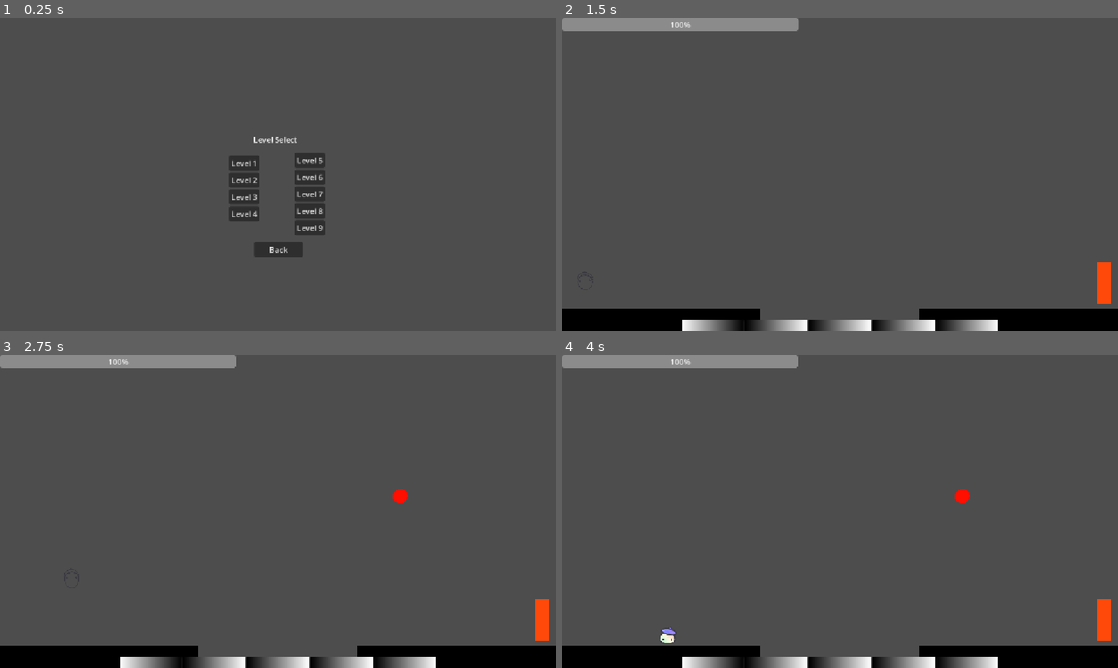
Above: before the commit, frames 1-4 (two rows, left to right).
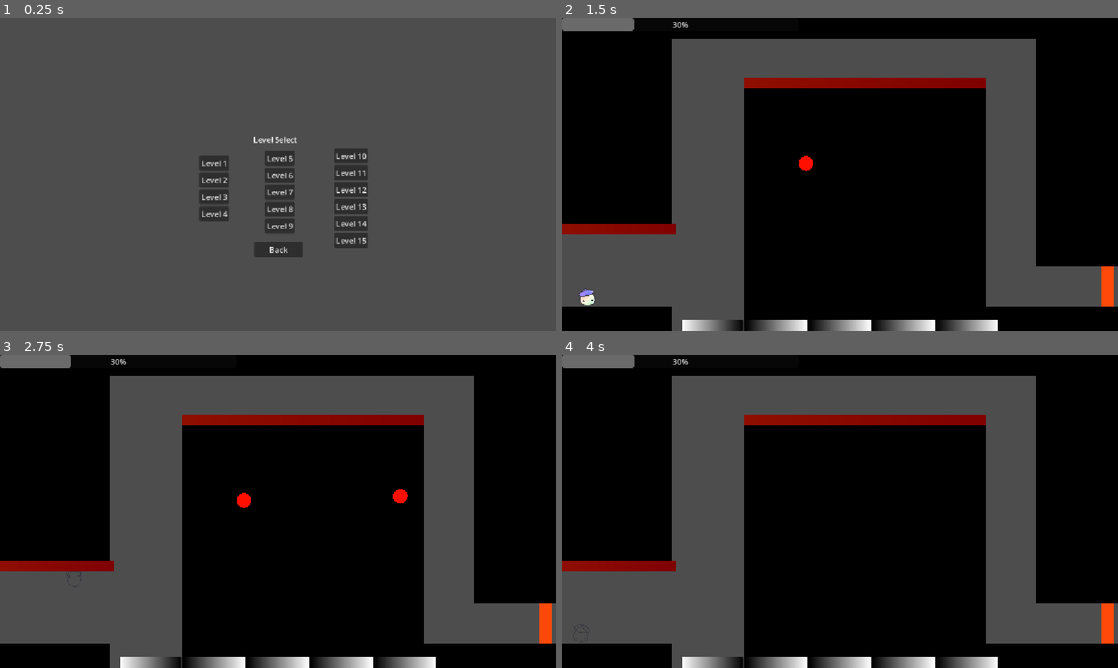
Above: after the commit, the same moments.

Repository: Cayuga007/summer-summit-2026
Game: Godot game, scene res://UI/Level_SelectionUI.tscn
Same seed, same stepped clock (60 frames per second), same inputs: the game is played once before the commit and once after it. This scene is started directly instead of the project's main scene. The engine's default icon, where the game draws it, is replaced by a stand-in: a white triangle on a blue panel in a dark square.
Inputs (mouse positions are in pixels of both pictures, inside the frame that each line leads up to):
- Up to frame 1 (0.25 s): no input
- Up to frame 2 (1.5 s): click (912, 155) at 0.5 s, where only the run after the commit has a clickable "Level 10"; click (806, 161) at 1.25 s, where only the run before the commit has a clickable "Level 1"
- Up to frame 3 (2.75 s): move the mouse to (400, 495) at 2.02 s; hold D (right) from 2.03 s (still down); click (400, 495) at 2.17 s; tap Space (jump) at 2.27 s
- Up to frame 4 (4 s): tap Enter at 2.75 s; move the mouse to (728, 527) at 2.77 s; tap Space (jump) at 3.02, 3.5 s; move the mouse to (895, 442) at 3.52 s; release D (right) at 3.53 s; hold A (left) from 3.53 s (still down)

The runs differ from the first frame. In frame 1, 5.4% of the frame differs, in the area x 36-67%, y 41-74%; in frame 2, 64%, in the area x 0-100%, y 0-100%; in frame 3, 64%; in frame 4, 64%.

Commit message:
added more levels

Diff:
--- a/Scripts/Level_manager.gd
+++ b/Scripts/Level_manager.gd
@@ -11,6 +11,13 @@
 	"res://Levels/Level_7.tscn",
 	"res://Levels/Level_8.tscn",
 	"res://Levels/Level_9.tscn",
+	"res://Levels/Level_10.tscn",
+	"res://Levels/Level_11.tscn",
+	"res://Levels/Level_12.tscn",
+	"res://Levels/Level_13.tscn",
+	"res://Levels/Level_14.tscn",
+	"res://Levels/Level_15.tscn",
+
 
 ]
 
--- a/Scripts/level_selection_ui.gd
+++ b/Scripts/level_selection_ui.gd
@@ -44,6 +44,35 @@
 	LevelManager.load_level(8)
 	hide()
 
+func _on_level_10_button_pressed() -> void:
+	LevelManager.load_level(9)
+	hide()
+
+
+func _on_level_11_button_pressed() -> void:
+	LevelManager.load_level(10)
+	hide()
+
+
+func _on_level_12_button_pressed() -> void:
+	LevelManager.load_level(11)
+	hide()
+
+
+func _on_level_13_button_pressed() -> void:
+	LevelManager.load_level(12)
+	hide()
+
+
+func _on_level_14_button_pressed() -> void:
+	LevelManager.load_level(13)
+	hide()
+
+
+func _on_level_15_button_pressed() -> void:
+	LevelManager.load_level(14)
+	hide()
+
 func _on_back_button_pressed() -> void:
 	if get_tree().current_scene == self:
 		LevelManager.go_to_main_menu()
--- a/UI/Level_SelectionUI.tscn
+++ b/UI/Level_SelectionUI.tscn
@@ -13,9 +13,9 @@
 text = "Level Select"
 
 [node name="VBoxContainer" type="VBoxContainer" parent="." unique_id=1324103756]
-offset_left = 475.0
+offset_left = 413.0
 offset_top = 285.0
-offset_right = 537.0
+offset_right = 475.0
 offset_bottom = 421.0
 
 [node name="Level1Button" type="Button" parent="VBoxContainer" unique_id=1313344845]
@@ -35,10 +35,10 @@
 text = "Level 4"
 
 [node name="VBoxContainer2" type="VBoxContainer" parent="." unique_id=1329227933]
-offset_left = 611.0
-offset_top = 279.0
-offset_right = 673.0
-offset_bottom = 450.0
+offset_left = 549.0
+offset_top = 275.0
+offset_right = 611.0
+offset_bottom = 446.0
 
 [node name="Level5Button" type="Button" parent="VBoxContainer2" unique_id=650470859]
 layout_mode = 2
@@ -60,6 +60,36 @@
 layout_mode = 2
 text = "Level 9"
 
+[node name="VBoxContainer3" type="VBoxContainer" parent="." unique_id=1871696346]
+offset_left = 692.0
+offset_top = 270.0
+offset_right = 763.0
+offset_bottom = 476.0
+
+[node name="Level10Button" type="Button" parent="VBoxContainer3" unique_id=1956870963]
+layout_mode = 2
+text = "Level 10"
+
+[node name="Level11Button" type="Button" parent="VBoxContainer3" unique_id=1968858092]
+layout_mode = 2
+text = "Level 11"
+
+[node name="Level12Button" type="Button" parent="VBoxContainer3" unique_id=1232244933]
+layout_mode = 2
+text = "Level 12"
+
+[node name="Level13Button" type="Button" parent="VBoxContainer3" unique_id=1769482641]
+layout_mode = 2
+text = "Level 13"
+
+[node name="Level14Button" type="Button" parent="VBoxContainer3" unique_id=273967682]
+layout_mode = 2
+text = "Level 14"
+
+[node name="Level15Button" type="Button" parent="VBoxContainer3" unique_id=1061308360]
+layout_mode = 2
+text = "Level 15"
+
 [node name="BackButton" type="Button" parent="." unique_id=879658485]
 offset_left = 527.0
 offset_top = 464.0
@@ -77,4 +107,10 @@
 [connection signal="pressed" from="VBoxContainer2/Level7Button" to="." method="_on_level_7_button_pressed"]
 [connection signal="pressed" from="VBoxContainer2/Level8Button" to="." method="_on_level_8_button_pressed"]
 [connection signal="pressed" from="VBoxContainer2/Level9Button" to="." method="_on_level_9_button_pressed"]
+[connection signal="pressed" from="VBoxContainer3/Level10Button" to="." method="_on_level_10_button_pressed"]
+[connection signal="pressed" from="VBoxContainer3/Level11Button" to="." method="_on_level_11_button_pressed"]
+[connection signal="pressed" from="VBoxContainer3/Level12Button" to="." method="_on_level_12_button_pressed"]
+[connection signal="pressed" from="VBoxContainer3/Level13Button" to="." method="_on_level_13_button_pressed"]
+[connection signal="pressed" from="VBoxContainer3/Level14Button" to="." method="_on_level_14_button_pressed"]
+[connection signal="pressed" from="VBoxContainer3/Level15Button" to="." method="_on_level_15_button_pressed"]
 [connection signal="pressed" from="BackButton" to="." method="_on_back_button_pressed"]
